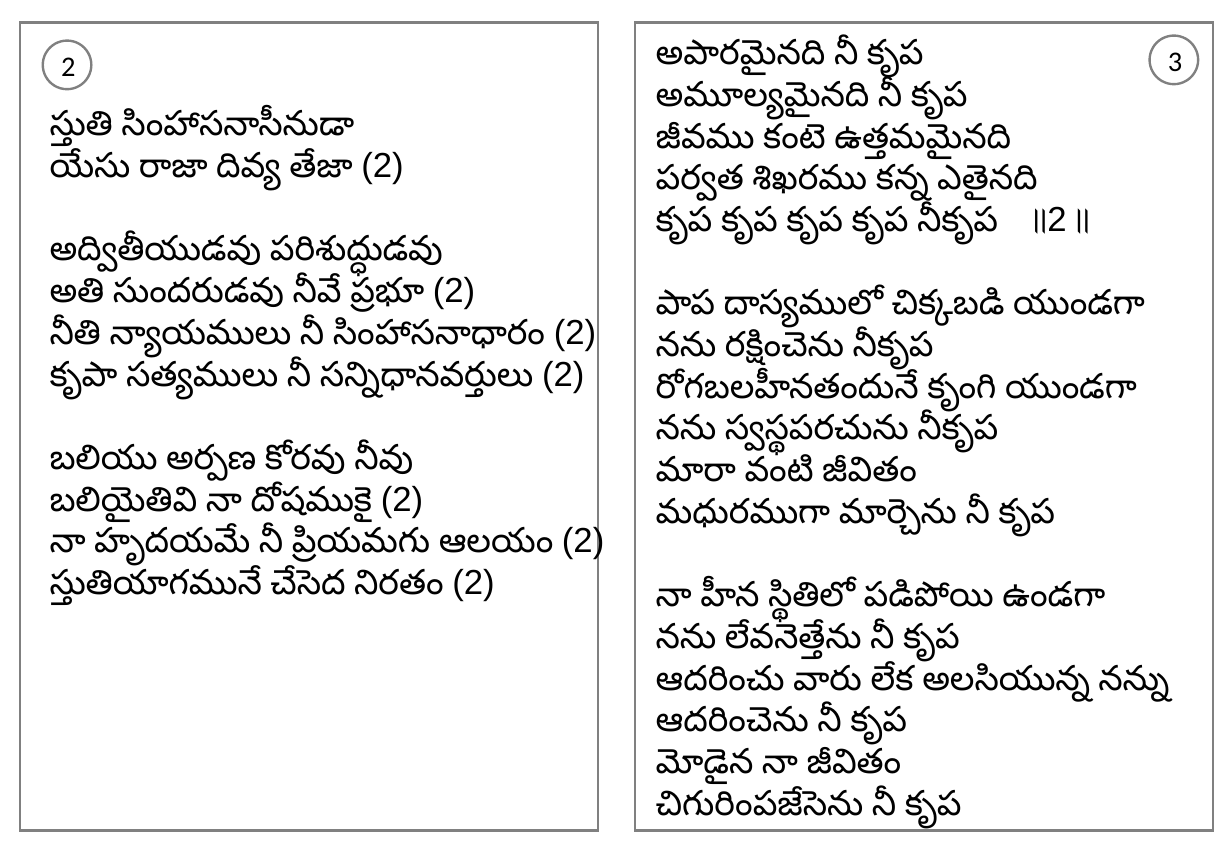
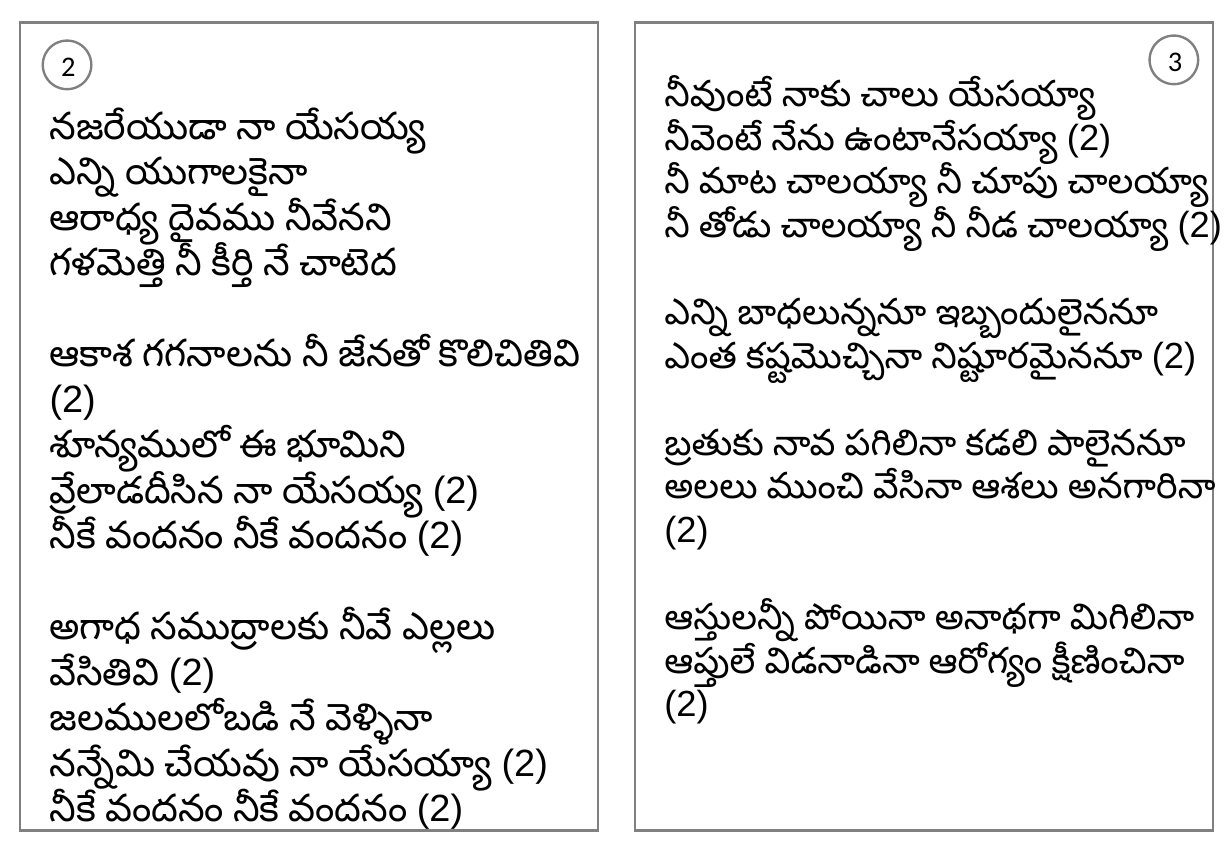
Before and after one commit to venu-webdev/songsDb, a slide deck: slide 2 of songsTemplate.pptx. Drawn at 1232x853 pixels with LibreOffice and Linux fonts; fonts in the diff are those of the drawing. Boxes give left, top, right and bottom in pixels: in the first picture for what was removed or moved away, otherwise in the second. Text is boxed around its words. In the diff, an @@ line names an element or a change of style, - is before the commit and + after.

```diff
--- a/songsTemplate.pptx
+++ b/songsTemplate.pptx
@@ text at <box>664,79,1222,724</box>: text changed; size 22 to 23 pt @@
-అపారమైనది నీ కృప
-అమూల్యమైనది నీ కృప
-జీవము కంటె ఉత్తమమైనది
-పర్వత శిఖరము కన్న ఎతైనది
-కృప కృప కృప కృప నీకృప ॥2॥
-పాప దాస్యములో చిక్కబడి యుండగా
-నను రక్షించెను నీకృప
-రోగబలహీనతందునే కృంగి యుండగా
-నను స్వస్థపరచును నీకృప
-మారా వంటి జీవితం
-మధురముగా మార్చెను నీ కృప
-నా హీన స్థితిలో పడిపోయి ఉండగా
-నను లేవనెత్తేను నీ కృప
-ఆదరించు వారు లేక అలసియున్న నన్ను
-ఆదరించెను నీ కృప
-మోడైన నా జీవితం
-చిగురింపజేసెను నీ కృప
+నీవుంటే నాకు చాలు యేసయ్యా
+నీవెంటే నేను ఉంటానేసయ్యా (2)
+నీ మాట చాలయ్యా నీ చూపు చాలయ్యా
+నీ తోడు చాలయ్యా నీ నీడ చాలయ్యా (2)
+ఎన్ని బాధలున్ననూ ఇబ్బందులైననూ
+ఎంత కష్టమొచ్చినా నిష్టూరమైననూ (2)
+బ్రతుకు నావ పగిలినా కడలి పాలైననూ
+అలలు ముంచి వేసినా ఆశలు అనగారినా (2)
+ఆస్తులన్నీ పోయినా అనాథగా మిగిలినా
+ఆప్తులే విడనాడినా ఆరోగ్యం క్షీణించినా (2)
@@ text at <box>50,111,580,832</box>: text changed; size 22 to 24 pt @@
-స్తుతి సింహాసనాసీనుడా
-యేసు రాజా దివ్య తేజా (2)
-అద్వితీయుడవు పరిశుద్ధుడవు
-అతి సుందరుడవు నీవే ప్రభూ (2)
-నీతి న్యాయములు నీ సింహాసనాధారం (2)
-కృపా సత్యములు నీ సన్నిధానవర్తులు (2)
-బలియు అర్పణ కోరవు నీవు
-బలియైతివి నా దోషముకై (2)
-నా హృదయమే నీ ప్రియమగు ఆలయం (2)
-స్తుతియాగమునే చేసెద నిరతం (2)
+నజరేయుడా నా యేసయ్య
+ఎన్ని యుగాలకైనా
+ఆరాధ్య దైవము నీవేనని
+గళమెత్తి నీ కీర్తి నే చాటెద
+ఆకాశ గగనాలను నీ జేనతో కొలిచితివి (2)
+శూన్యములో ఈ భూమిని
+వ్రేలాడదీసిన నా యేసయ్య (2)
+నీకే వందనం నీకే వందనం (2)
+అగాధ సముద్రాలకు నీవే ఎల్లలు వేసితివి (2)
+జలములలోబడి నే వెళ్ళినా
+నన్నేమి చేయవు నా యేసయ్యా (2)
+నీకే వందనం నీకే వందనం (2)
```
Also in this commit, not shown: 1 other slide changed, 4 other files.
